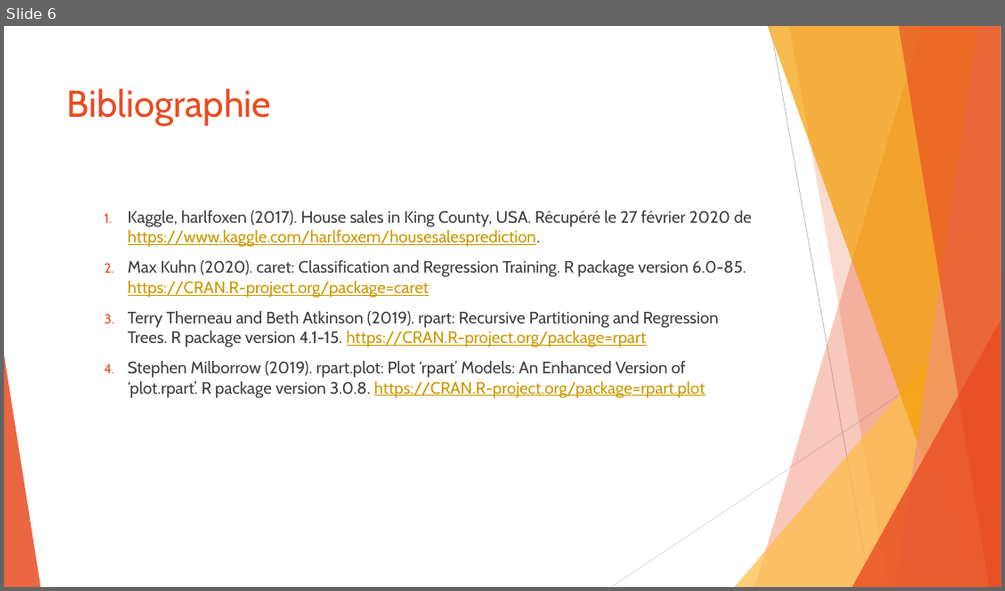
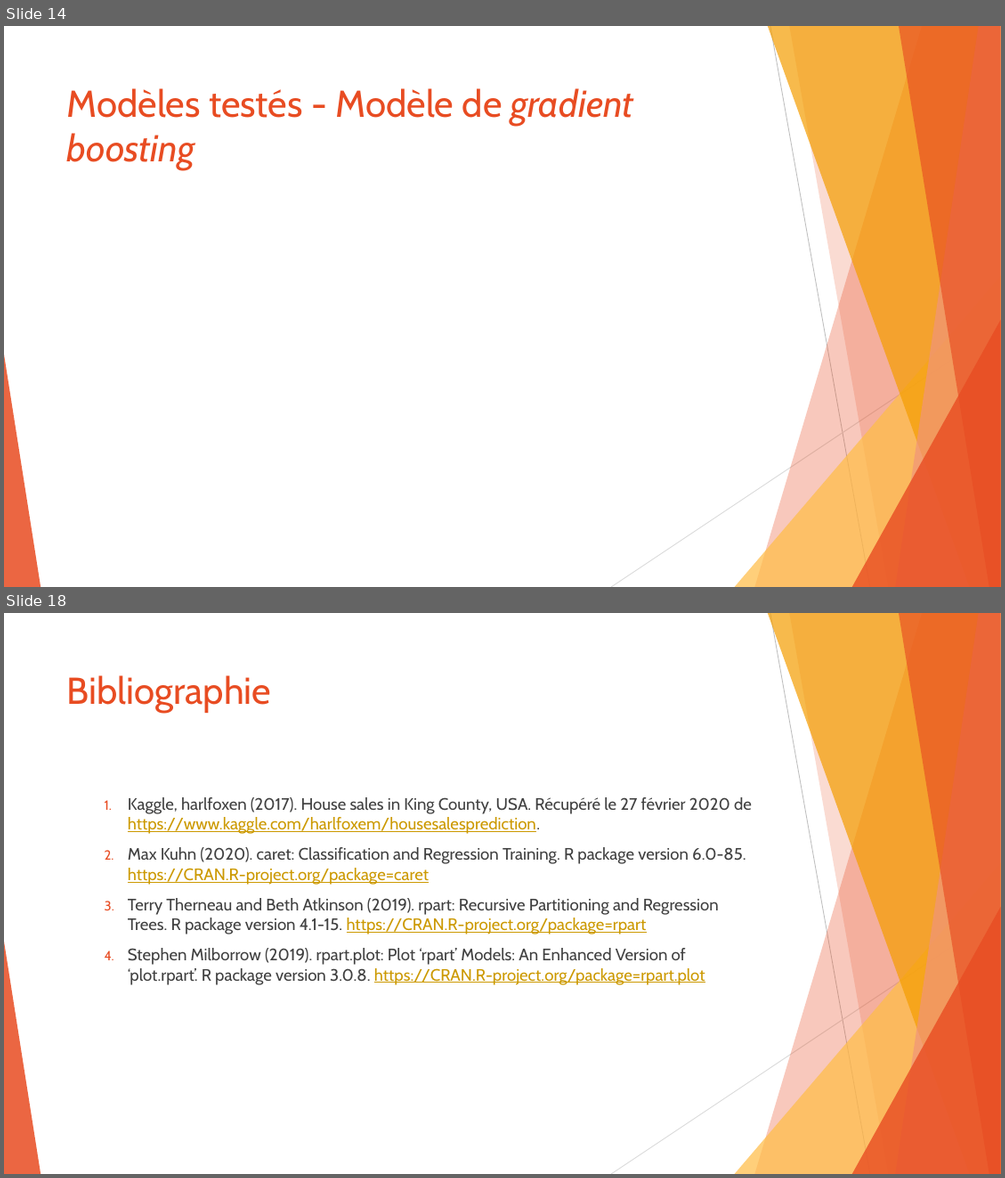
Before and after one commit to SamuelProvencher/TP-Apprentissage, a slide deck: PP.pptx. Shown one above the other, each under a label of ours: slide 6 before the commit, slides 14 and 18 after it; the slides between them are not shown. The pictures are 1005x591 and 1005x1178 pixels, drawn with LibreOffice and Linux fonts; fonts in the diff are those of the drawing. Boxes give left, top, right and bottom in pixels: in the first picture for what was removed or moved away, otherwise in the second. Text is boxed around its words. In the diff, an @@ line names an element or a change of style, - is before the commit and + after.

```diff
--- a/PP.pptx
+++ b/PP.pptx
@@ slide 14 added at (4, 26, 1001, 587), background #FFFFFF; not listed: 10 template elements that a slide beside it also shows @@
@@ title added at (67, 88, 633, 170), 36 pt, text #E84C22 @@
+Modèles testés - Modèle de gradient boosting
@@ what was slide 6 is now slide 18 @@
```
Also in this commit, not shown: 15 other slides added, 4 slides removed, 1 other file.
